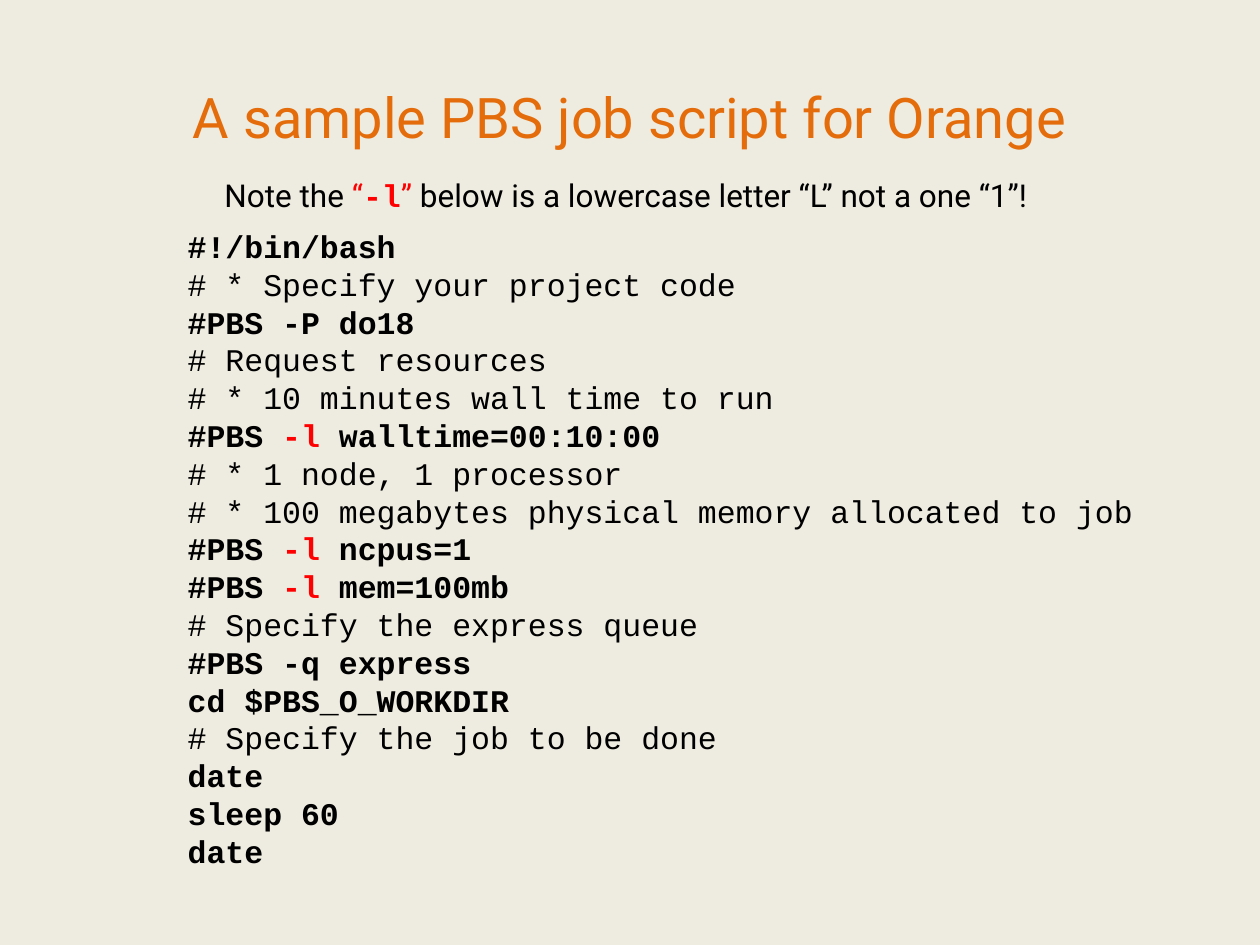
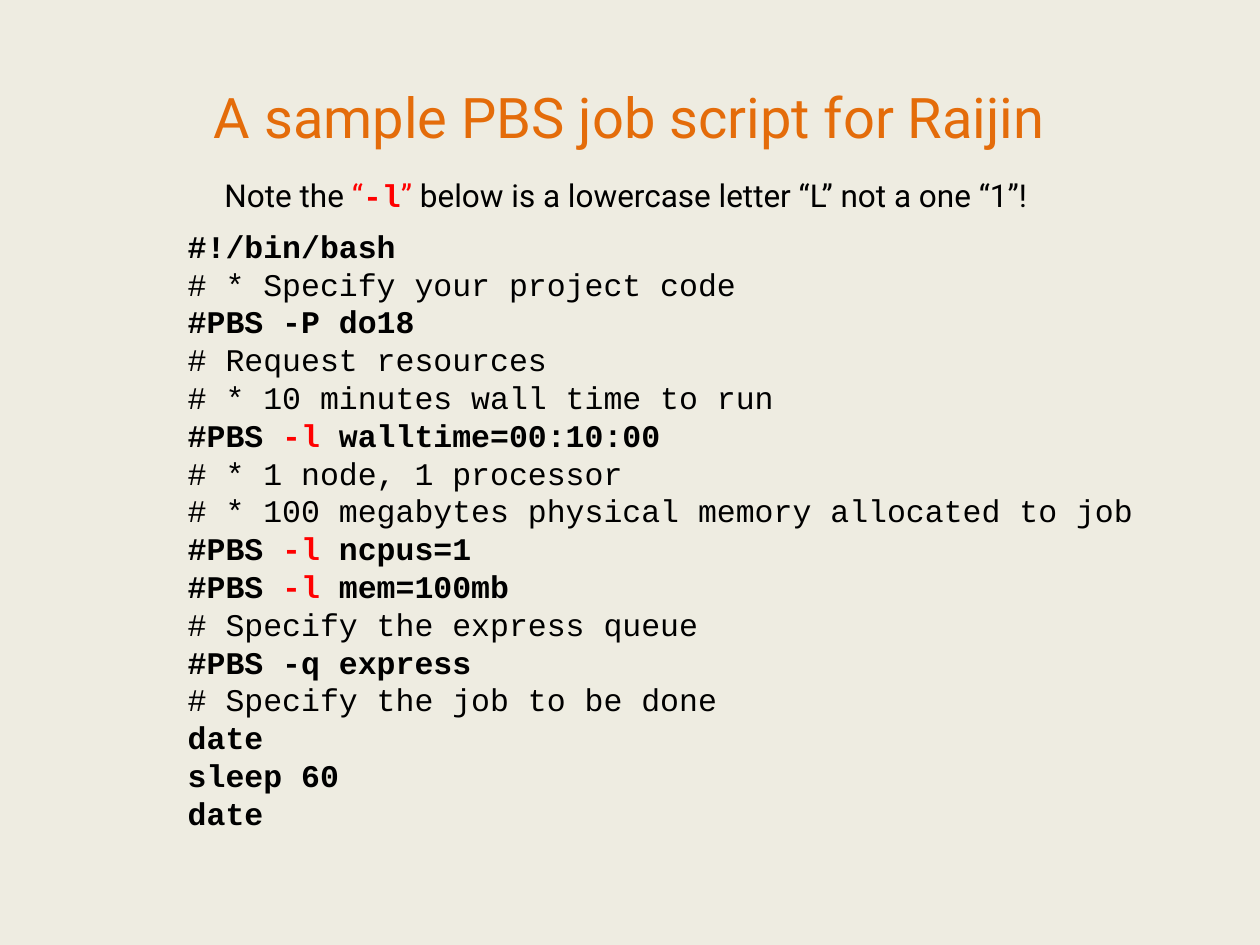
Before and after one commit to IntersectAustralia/TrainingMaterials, a slide deck: slide 16 of hpc1/03 HPC - Slides.pptx (slide 23 before the commit). Drawn at 1260x945 pixels with LibreOffice and Linux fonts; fonts in the diff are those of the drawing. Boxes give left, top, right and bottom in pixels: in the first picture for what was removed or moved away, otherwise in the second. Text is boxed around its words. In the diff, an @@ line names an element or a change of style, - is before the commit and + after.

```diff
--- a/hpc1/03 HPC - Slides.pptx
+++ b/hpc1/03 HPC - Slides.pptx
@@ text at (214,95,1044,150): text changed @@
-A sample PBS job script for Orange
+A sample PBS job script for Raijin
@@ text at (188,689,509,716): paragraph removed @@
-cd $PBS_O_WORKDIR
```
Also in this commit, not shown: 3 other slides changed, 3 slides removed, 1 other file.
